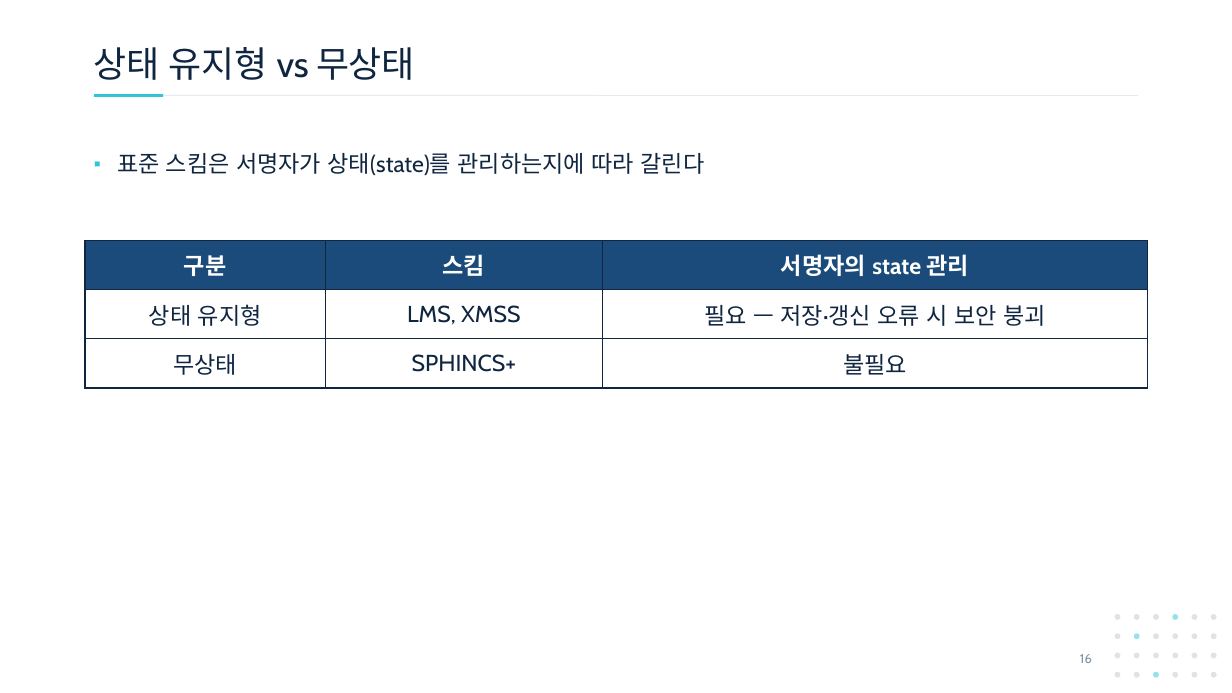
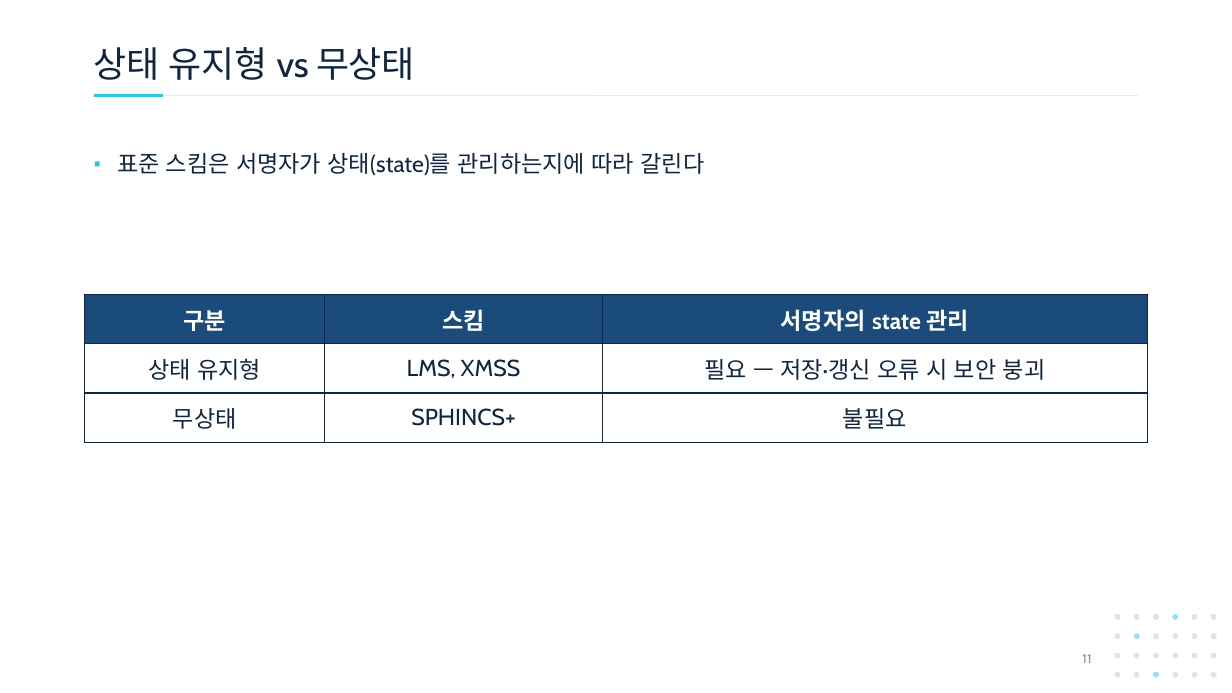
Before and after one commit to giyuubin/PQC, a slide deck: slide 11 of presentation/0903_14_Introduction-to-Hash-Based-Signatures.pptx (slide 16 before the commit). Drawn at 1232x693 pixels with LibreOffice and Linux fonts; fonts in the diff are those of the drawing. Boxes give left, top, right and bottom in pixels: in the first picture for what was removed or moved away, otherwise in the second. Text is boxed around its words. In the diff, an @@ line names an element or a change of style, - is before the commit and + after.

```diff
--- a/presentation/0903_14_Introduction-to-Hash-Based-Signatures.pptx
+++ b/presentation/0903_14_Introduction-to-Hash-Based-Signatures.pptx
@@ table: place and size @@
-table at (85,240,1148,388)
+table at (85,295,1148,443)
@@ page number at (1082,654,1091,663): text changed @@
-16
+11
```
Also in this commit, not shown: 4 other slides changed, 7 slides removed.
